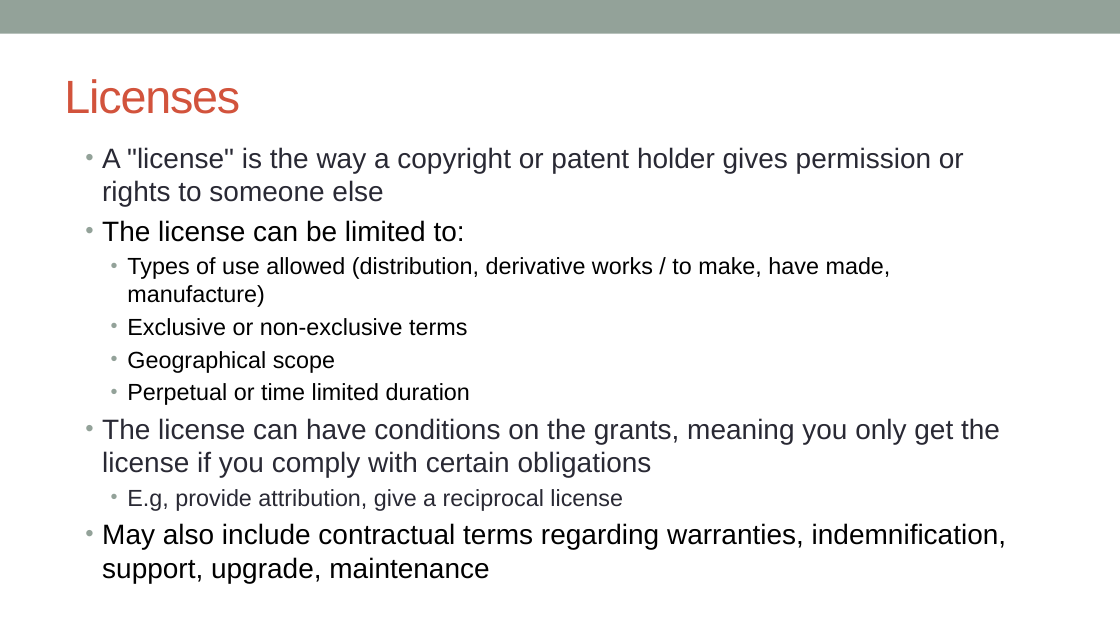
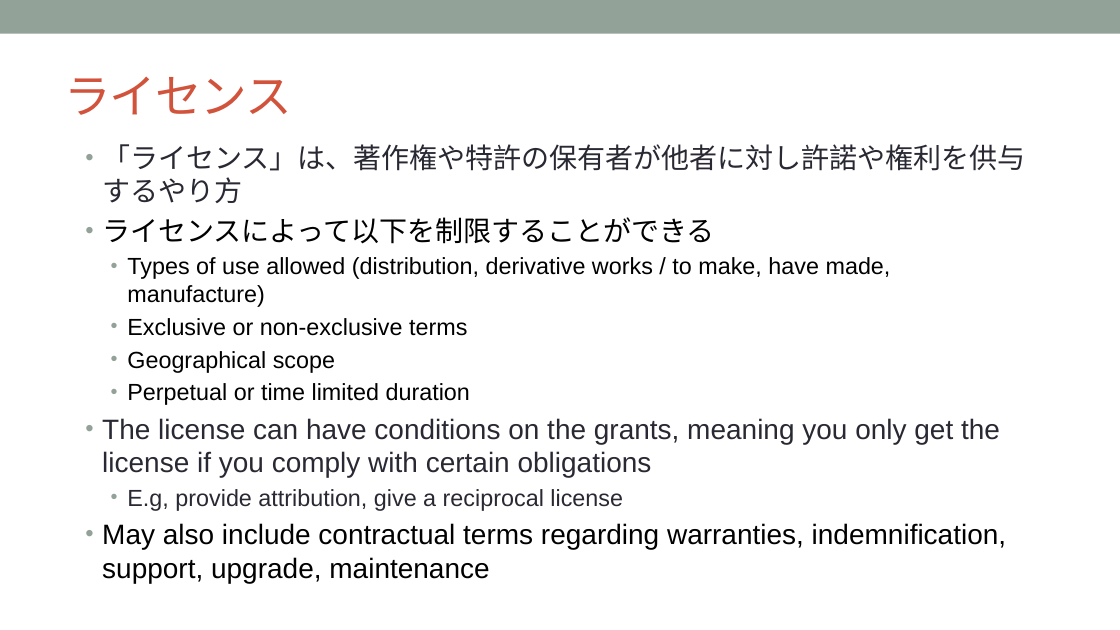
Before and after one commit to OpenChain-Project/Curriculum-Translation-JP, a slide deck: slide 9 of target/openchain-curriculum-release-2.pptx. Drawn at 1120x630 pixels with LibreOffice and Linux fonts; fonts in the diff are those of the drawing; background and template pictures are left out. Boxes give left, top, right and bottom in pixels: in the first picture for what was removed or moved away, otherwise in the second. Text is boxed around its words. In the diff, an @@ line names an element or a change of style, - is before the commit and + after.

```diff
--- a/target/openchain-curriculum-release-2.pptx
+++ b/target/openchain-curriculum-release-2.pptx
@@ title at [64, 76, 292, 115]: text changed @@
-Licenses
+ライセンス
@@ text at [102, 144, 1025, 244]: text changed @@
-• A "license" is the way a copyright or patent holder gives permission or rights to someone else
-• The license can be limited to:
+• 「ライセンス」は、著作権や特許の保有者が他者に対し許諾や権利を供与するやり方
+• ライセンスによって以下を制限することができる
```
Also in this commit, not shown: 1 other slide changed, 8 other files.
